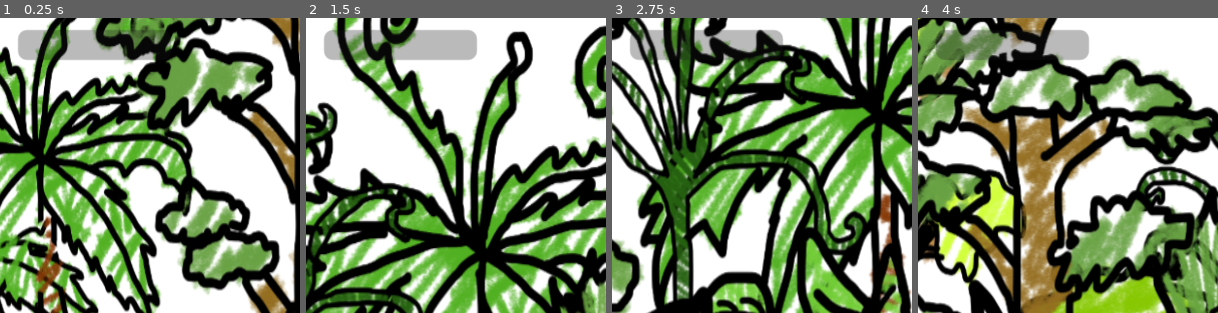
Above: before the commit, frames 1-4 (left to right).
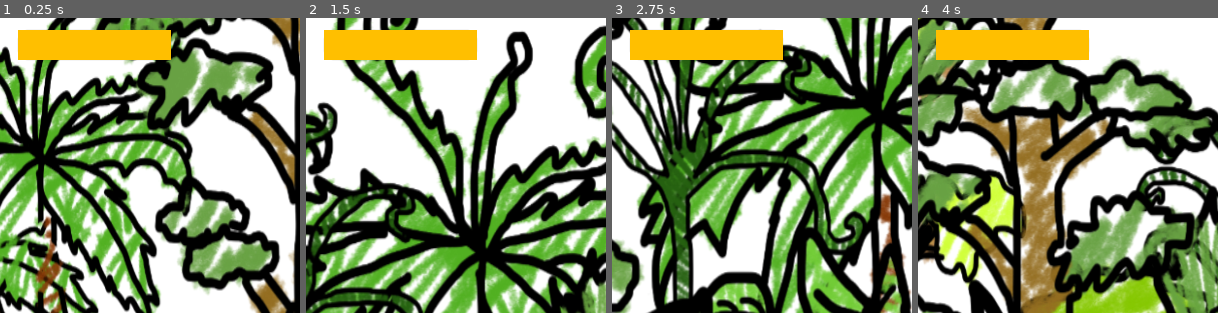
Above: after the commit, the same moments.

Repository: dontloseyourheadsu/DinoGrr
Game: Godot game, scene res://scenes/levels/level.tscn
The game is run twice, just before and just after one commit, with the same random seed, the same clock (stepped at 60 frames per second) and the same inputs. The project has no main scene, so this scene is started directly.
Inputs (mouse positions are % of the whole screen's width and height, from its top left):
- Up to frame 1 (0.25 s): no input
- Up to frame 2 (1.5 s): tap Enter at 0.5 s; move the mouse to (72, 46) at 0.52 s; hold D (move_right) from 0.53 s (still down); click (72, 46) at 0.67 s; tap W (jump) at 0.77 s; move the mouse to (30, 56) at 1.27 s
- Up to frame 3 (2.75 s): tap W (jump) at 1.52 s; move the mouse to (60, 28) at 2.02 s; release D (move_right) at 2.03 s; hold A (move_left) from 2.03 s (still down)
- Up to frame 4 (4 s): move the mouse to (45, 71) at 2.77 s; release A (move_left) at 2.78 s; hold D (move_right) from 2.78 s (still down); click (45, 71) at 2.92 s; tap W (jump) at 3.02, 3.77 s; move the mouse to (80, 66) at 3.52 s
The pictures show only the part of the screen within x 0-50%, y 0-50%; the shares and areas given below are measured in that part.

The runs differ from the first frame. In frame 1, 5.2% of the frame differs, in the area x 6-57%, y 4-15%; in frame 2, 5.2%; in frame 3, 5.2%; in frame 4, 5.2%.

Commit message:
Setup bar in scene

Diff:
--- a/GodotProject/dino-grr/scenes/levels/level.tscn
+++ b/GodotProject/dino-grr/scenes/levels/level.tscn
@@ -1,10 +1,13 @@
-[gd_scene load_steps=21 format=3 uid="uid://cd31v5kt6jwyn"]
+[gd_scene load_steps=22 format=3 uid="uid://cd31v5kt6jwyn"]
 
 [ext_resource type="Texture2D" uid="uid://cupffae44ggbb" path="res://maps/backlayer/assets/mountains.png" id="1_377w7"]
 [ext_resource type="Script" uid="uid://vliwl1atifa5" path="res://scenes/levels/dino_girl.gd" id="2_b2cq8"]
 [ext_resource type="Texture2D" uid="uid://ck4hvbwghd7gr" path="res://dinogirl/sprites/dino_girl_spritesheet.png" id="2_bovvr"]
 [ext_resource type="Texture2D" uid="uid://3c17xp7uw18x" path="res://maps/frontlayer/assets/plants_background.png" id="2_xb4v1"]
 [ext_resource type="Texture2D" uid="uid://cowxpyqojgrmf" path="res://dinogirl/utilities/heart/dino-heart.png" id="4_urvlt"]
+
+[sub_resource type="StyleBoxFlat" id="StyleBoxFlat_tintfill"]
+bg_color = Color(1, 0.7490196, 0, 1)
 
 [sub_resource type="AtlasTexture" id="AtlasTexture_qogh7"]
 atlas = ExtResource("2_bovvr")
@@ -163,8 +166,12 @@
 offset_top = -242.0
 offset_right = -86.0
 offset_bottom = -222.0
-step = 100.0
 show_percentage = false
+min_value = 0.0
+max_value = 150.0
+value = 150.0
+step = 1.0
+theme_override_styles/fill = SubResource("StyleBoxFlat_tintfill")
 
 [node name="LifeContainer" type="Node2D" parent="DinoGirl"]
 position = Vector2(78, -235)
